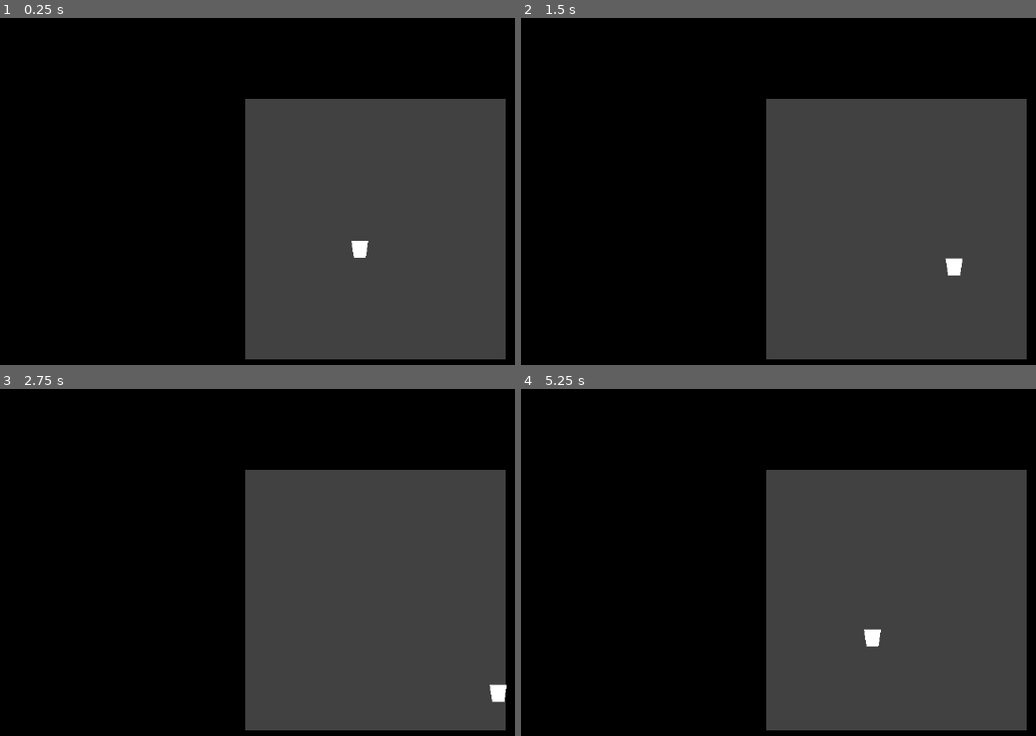
Above: before the commit, frames 1-4 (two rows, left to right).
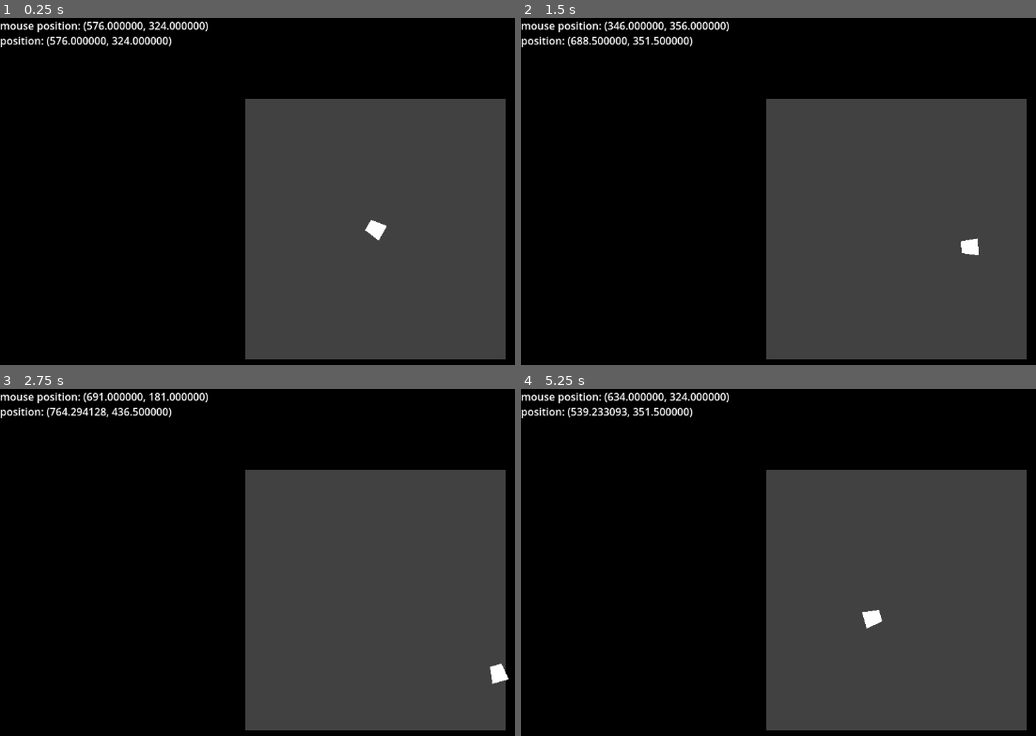
Above: after the commit, the same moments.

Repository: hexagonhexagon/saw-game
Game: Godot game, scene res://main.tscn
Two runs of this game, one before a commit and one after it. Both use one fixed random seed, a clock stepped at 60 frames per second and the inputs below.
Inputs (mouse positions are in pixels of both pictures, inside the frame that each line leads up to):
- Up to frame 1 (0.25 s): no input
- Up to frame 2 (1.5 s): tap Enter at 0.5 s; move the mouse to (outside the picture) at 0.52 s; hold D (move_right) 0.53-1.28 s; move the mouse to (747, 250) at 1.27 s; hold S (move_down) from 1.28 s (still down)
- Up to frame 3 (2.75 s): move the mouse to (448, 506) at 2.02 s; release S (move_down) at 2.03 s; hold D (move_right) from 2.03 s (still down)
- Up to frame 4 (5.25 s): move the mouse to (860, 683) at 2.77 s; release D (move_right) at 2.78 s; hold W (move_up) 2.78-3.53 s; move the mouse to (outside the picture) at 3.52 s; hold A (move_left) 3.53-5.03 s; move the mouse to (670, 538) at 4.27 s; move the mouse to (933, 600) at 5.02 s; hold S (move_down) from 5.03 s (still down)

The runs differ from the first frame. In frame 1, 1.3% of the frame differs, in the area x 0-76%, y 1-70%; in frame 2, 1.4%, in the area x 0-89%, y 1-75%; in frame 3, 1.3%; in frame 4, 1.4%.

Commit message:
player looks at mouse

Diff:
--- a/main.tscn
+++ b/main.tscn
@@ -36,6 +36,15 @@
 grow_vertical = 2
 color = Color(0, 0, 0, 1)
 
+[node name="DebugLabel" type="RichTextLabel" parent="UiRoot"]
+layout_mode = 1
+anchors_preset = 15
+anchor_right = 1.0
+anchor_bottom = 1.0
+grow_horizontal = 2
+grow_vertical = 2
+text = "mouse position: 0, 0"
+
 [node name="Arena" type="Control" parent="."]
 layout_mode = 1
 anchors_preset = 8
@@ -61,14 +70,15 @@
 grow_vertical = 2
 color = Color(0.25323758, 0.25323758, 0.25323755, 1)
 
-[node name="Player" type="CharacterBody2D" parent="Arena"]
-position = Vector2(-24, 31)
+[node name="Player" type="CharacterBody2D" parent="Arena" node_paths=PackedStringArray("debug_text_label")]
 scale = Vector2(1.3, 1.3)
 script = ExtResource("1_ig7tw")
 speed = 150.0
+debug_text_label = NodePath("../../UiRoot/DebugLabel")
 metadata/_edit_group_ = true
 
 [node name="Polygon2D" type="Polygon2D" parent="Arena/Player"]
+rotation = -1.5707964
 polygon = PackedVector2Array(-10, -10, -7, 10, 7, 10, 10, -10)
 uv = PackedVector2Array(-6.666626, -72.666664, 69.333374, -76.666664, 45.333374, -2, -8, -72.666664)
 polygons = [PackedInt32Array(0, 1, 2, 3)]
--- a/player.gd
+++ b/player.gd
@@ -1,20 +1,25 @@
 extends CharacterBody2D
 
 @export var speed: float = 10.0
+@export var debug_text_label: RichTextLabel
+
 var move_input_direction: Vector2i = Vector2i.ZERO
-var cursor_position: Vector2
+var mouse_position: Vector2
+
 
 func _ready() -> void:
 	pass
 
-func _physics_process(delta: float) -> void:
+
+func _physics_process(_delta: float) -> void:
 	if move_input_direction != Vector2i.ZERO:
 		var move_amount: Vector2 = move_input_direction * speed
 		velocity = move_amount
 		move_and_slide()
+	look_at(mouse_position)
 
 
-func _process(delta: float) -> void:
+func _process(_delta: float) -> void:
 	move_input_direction = Vector2i.ZERO
 	if Input.is_action_pressed("move_right"):
 		move_input_direction.x += 1
@@ -24,3 +29,10 @@
 		move_input_direction.y += 1
 	if Input.is_action_pressed("move_up"):
 		move_input_direction.y -= 1
+	mouse_position = get_viewport().get_mouse_position()
+	debug_text_label.text = "mouse position: %v\n" % mouse_position
+	debug_text_label.text += "position: %v\n" % global_position
+
+
+func _input(event: InputEvent) -> void:
+	pass
